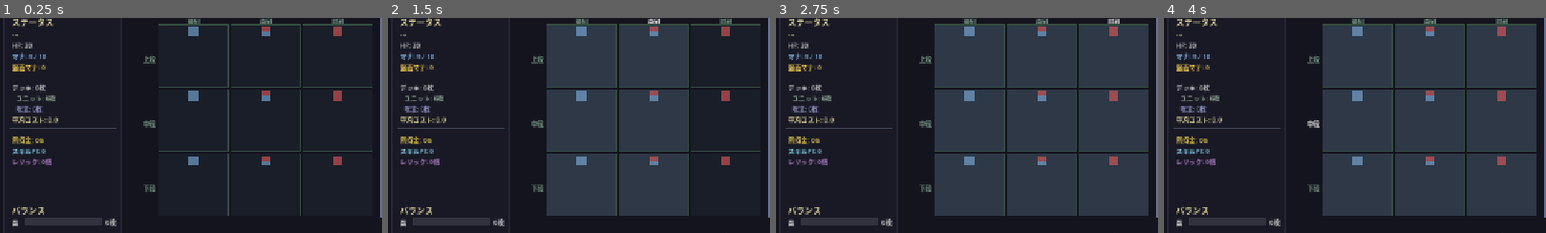
Above: before the commit, frames 1-4 (left to right).
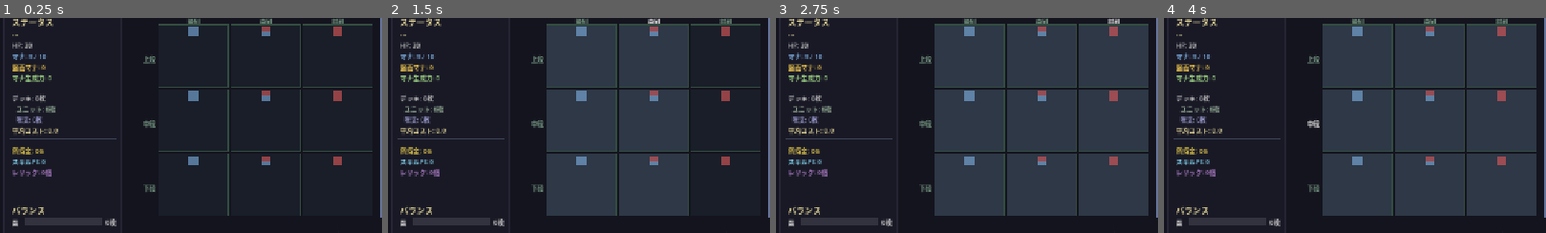
Above: after the commit, the same moments.

Repository: kazumak334-create/dungeon-board-game
Game: Godot game, scene res://scenes/DeckPrep.tscn
Two runs of this game, one before a commit and one after it. Both use one fixed random seed, a clock stepped at 60 frames per second and the inputs below. This scene is started directly instead of the project's main scene.
Inputs:
- Up to frame 1 (0.25 s): no input
- Up to frame 2 (1.5 s): click "後列" at 0.5 s; click "中列" at 1.25 s
- Up to frame 3 (2.75 s): click "前列" at 2 s
- Up to frame 4 (4 s): click "上段" at 2.75 s; click "中段" at 3.5 s
The pictures show only the part of the screen within x 0-50%, y 8-58%; the shares and areas given below are measured in that part.

The runs differ from the first frame. In frame 1, 2.3% of the frame differs, in the area x 2-31%, y 26-74%; in frame 2, 2.3%; in frame 3, 2.3%; in frame 4, 2.3%.

Commit message:
feat: DeckPrep左パネルにマナ生成力表示追加
追加内容:
- 盤面ユニットの総manaを「マナ生成力」として表示
- カード移動時にリアルタイム更新
- 盤面マナとマナ生成力を並べて表示し、デッキ構築の指標として活用

Co-Authored-By: Claude Sonnet 4.5 <noreply@anthropic.com>

Diff:
--- a/scripts/DeckPrepSidebar.gd
+++ b/scripts/DeckPrepSidebar.gd
@@ -7,6 +7,7 @@
 
 var _main_node: Control = null
 var _board_mana_label: Label = null
+var _mana_generation_label: Label = null
 
 # バランスパネル用変数
 var _balance_bars: Dictionary = {}  # {"thrust": ColorRect, "guard": ColorRect, "break": ColorRect}
@@ -88,12 +89,24 @@
 	_main_node.add_child(header)
 	cy += 24
 
+	# 盤面ユニットの総mana計算
+	var board_unit_mana = 0
+	for i in range(GameSession.selected_deck.size()):
+		var cfg = GameSession.placement_config[i] if i < GameSession.placement_config.size() else {}
+		var col = cfg.get("col", -1)
+		if col >= 0:  # 盤面配置
+			var entry = GameSession.selected_deck[i]
+			var card_name = entry.get("name", "") if entry is Dictionary else str(entry)
+			if CardDB.UNITS.has(card_name):
+				board_unit_mana += CardDB.UNITS[card_name].get("mana", 0)
+
 	# グループ1: クラス基本情報
 	var group1 = [
 		["%s" % cls.get("display", "---"), UIColors.COLOR_TITLE],
 		["HP: 30", UIColors.COLOR_TEXT],
 		["マナ: %.0f / %d" % [cls.get("initial_mana", 3), int(cls.get("mana_max", 10))], Color(0.5, 0.7, 0.9)],
 		["盤面マナ: 0", UIColors.COLOR_SELECTED],
+		["マナ生成力: %d" % board_unit_mana, Color(0.6, 0.8, 0.5)],
 	]
 	# グループ2: デッキ情報
 	var group2 = [
@@ -118,9 +131,12 @@
 			lbl.add_theme_font_size_override("font_size", 11)
 			lbl.add_theme_color_override("font_color", item[1])
 			_main_node.add_child(lbl)
-			# 盤面マナラベルを保持
-			if group == group1 and item == group1[-1]:
-				_board_mana_label = lbl
+			# 盤面マナラベルとマナ生成力ラベルを保持
+			if group == group1:
+				if item == group1[-2]:  # "盤面マナ: 0"
+					_board_mana_label = lbl
+				elif item == group1[-1]:  # "マナ生成力: X"
+					_mana_generation_label = lbl
 			cy += 18
 		# グループ間: 区切り線 + 12px余白
 		if group != group3:
@@ -136,6 +152,8 @@
 	if _board_mana_label == null:
 		return
 	_board_mana_label.text = "盤面マナ: %d" % board_mana
+	if _mana_generation_label != null:
+		_mana_generation_label.text = "マナ生成力: %d" % board_mana
 
 func _build_balance_panel() -> void:
 	var base_x = SIDEBAR_X + 15
